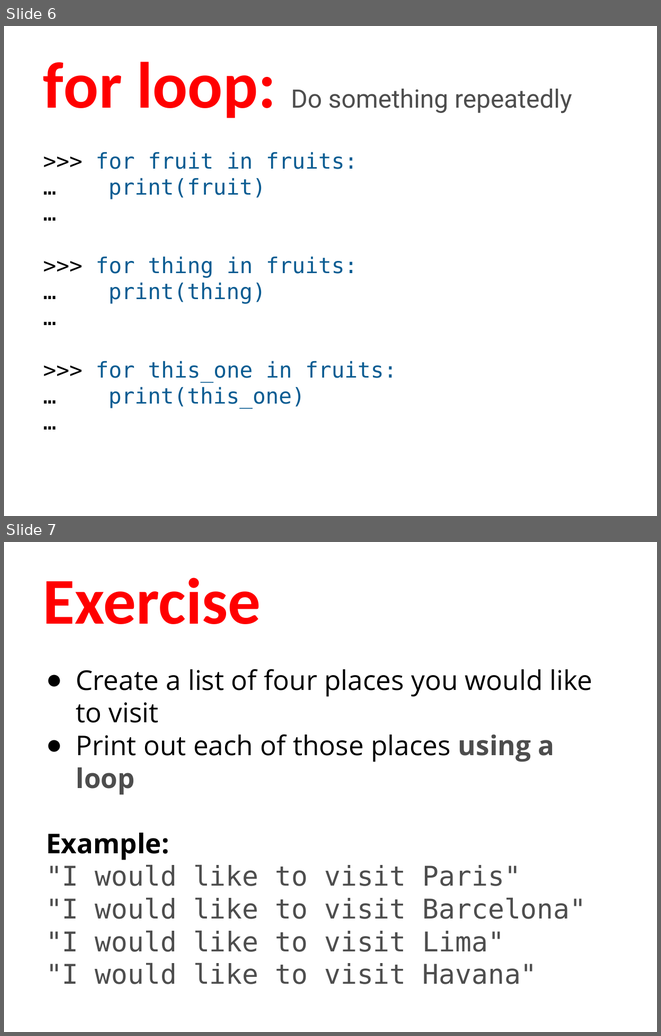
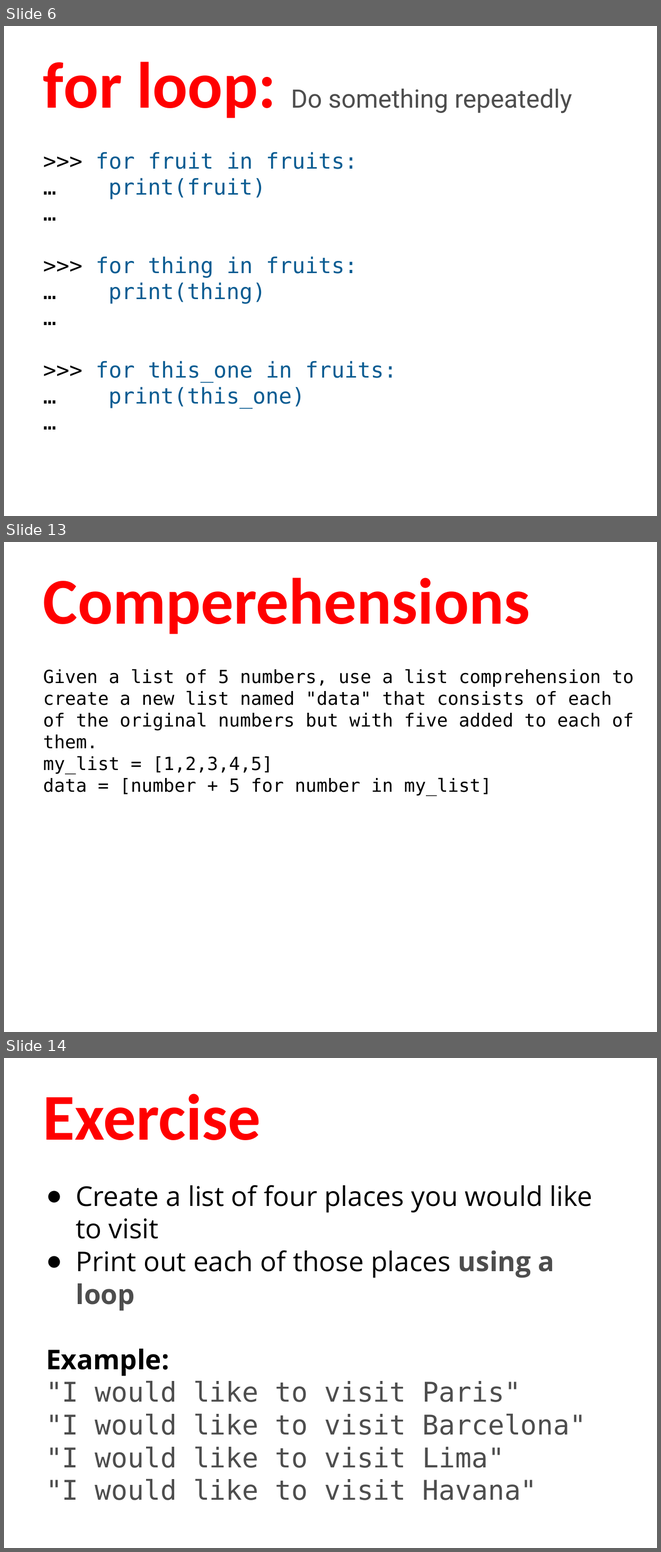
Before and after one commit to humanitiesprogramming/slides, a slide deck: 2017/python/B Done - ish/Python - Programming Concepts II.pptx. Shown one above the other, each under a label of ours: slides 6 and 7 before the commit, slides 6, 13 and 14 after it; the slides between them are not shown. The pictures are 661x1036 and 661x1552 pixels, drawn with LibreOffice and Linux fonts; fonts in the diff are those of the drawing. Boxes give left, top, right and bottom in pixels: in the first picture for what was removed or moved away, otherwise in the second. Text is boxed around its words. In the diff, an @@ line names an element or a change of style, - is before the commit and + after.

```diff
--- a/2017/python/B Done - ish/Python - Programming Concepts II.pptx
+++ b/2017/python/B Done - ish/Python - Programming Concepts II.pptx
@@ slide 13 added at [4,542,657,1032], background #FFFFFF @@
@@ title added at [43,578,530,634], 72 pt, text #FF0000, bold @@
+Comperehensions
@@ text added at [43,669,634,796], 20 pt, text #000000 @@
+Given a list of 5 numbers, use a list comprehension to create a new list named "data" that consists of each of the original numbers but with five added to each of them.
+my_list = [1,2,3,4,5]
+data = [number + 5 for number in my_list]
@@ what was slide 7 is now slide 14 @@
```
Also in this commit, not shown: 6 other slides added.
